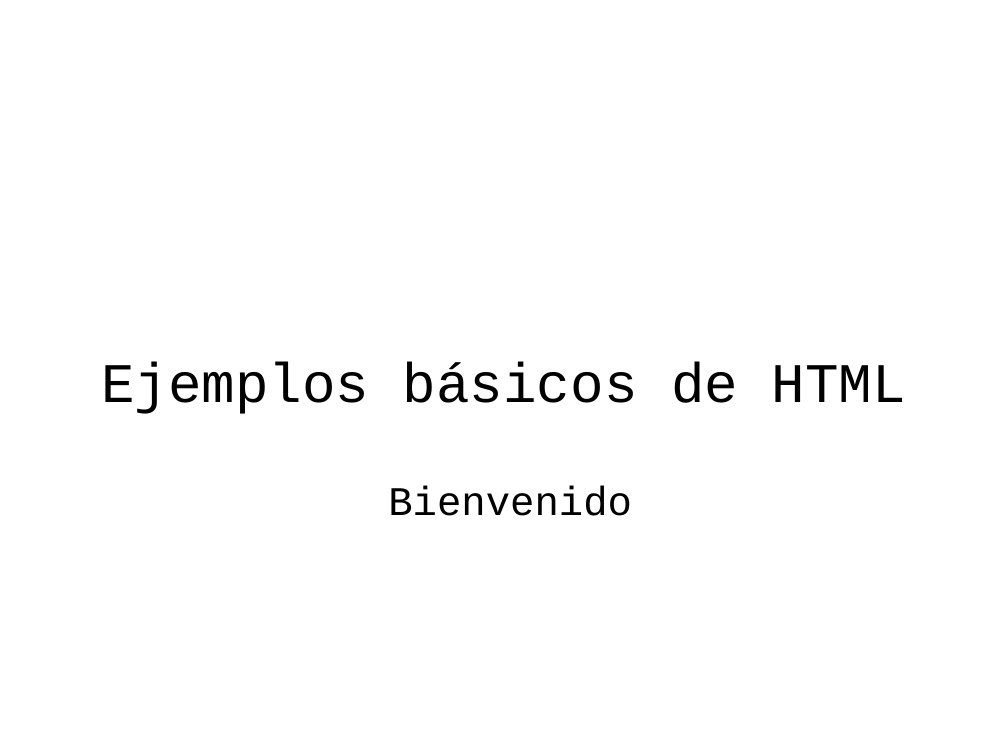
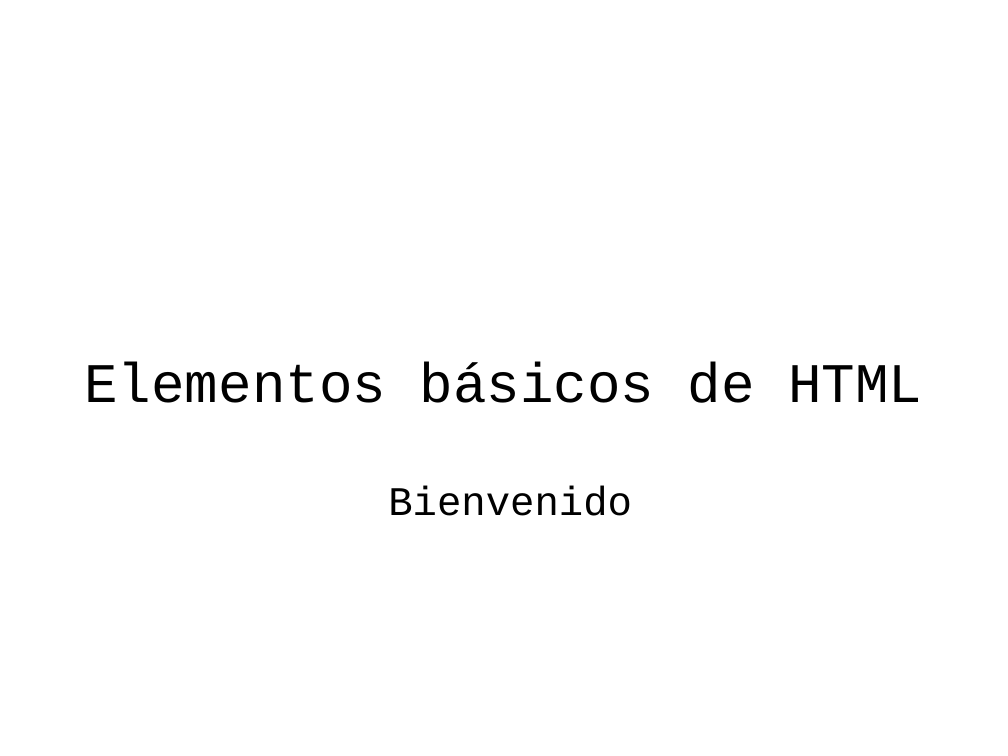
Before and after one commit to codefuncode/Curso-de-HTML-2020, a slide deck: slide 1 of 001-Tutorial-HTML/003-HTML-basico/HTML-basico.odp. Drawn at 1008x756 pixels with LibreOffice and Linux fonts; fonts in the diff are those of the drawing; background and template pictures are left out. Boxes give left, top, right and bottom in pixels: in the first picture for what was removed or moved away, otherwise in the second. Text is boxed around its words. In the diff, an @@ line names an element or a change of style, - is before the commit and + after.

```diff
--- a/001-Tutorial-HTML/003-HTML-basico/HTML-basico.odp
+++ b/001-Tutorial-HTML/003-HTML-basico/HTML-basico.odp
@@ title at (x1=84, y1=362, x2=922, y2=403): text changed @@
-Ejemplos básicos de HTML
+Elementos básicos de HTML
```
Also in this commit, not shown: 3 other slides changed, 1 slide added, 1 slide removed, 3 other files.
